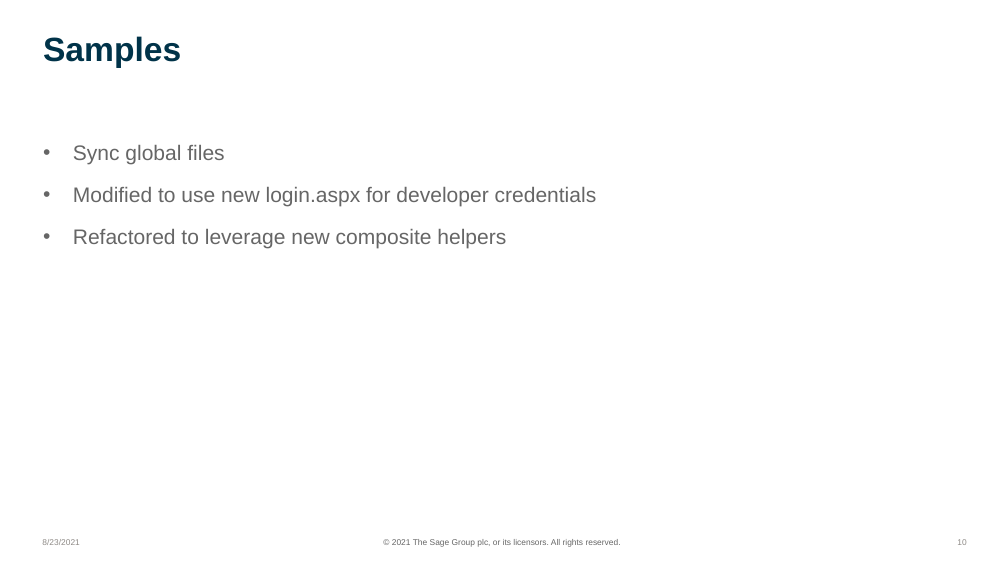
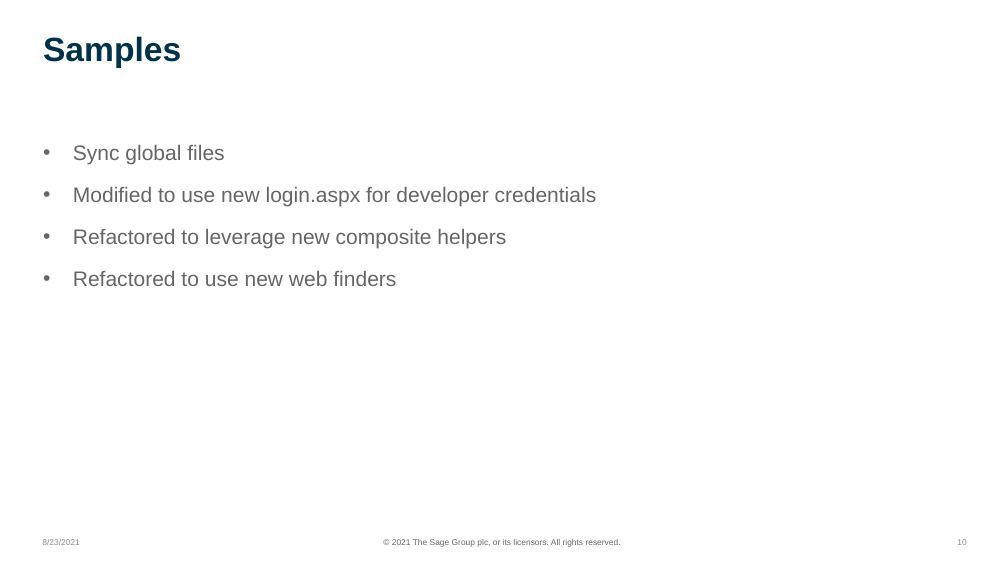
Before and after one commit to SageNADev/Sage300-SDK, a slide deck: slide 10 of docs/presentations/Sage300SDK_2022_0WebSDKOverview.pptx. Drawn at 1008x567 pixels with LibreOffice and Linux fonts; fonts in the diff are those of the drawing; background and template pictures are left out. Boxes give left, top, right and bottom in pixels: in the first picture for what was removed or moved away, otherwise in the second. Text is boxed around its words. In the diff, an @@ line names an element or a change of style, - is before the commit and + after.

```diff
--- a/docs/presentations/Sage300SDK_2022_0WebSDKOverview.pptx
+++ b/docs/presentations/Sage300SDK_2022_0WebSDKOverview.pptx
@@ text at (x1=73, y1=271, x2=396, y2=286): paragraph added @@
+  • Refactored to use new web finders
```
Also in this commit, not shown: 1 other slide changed, 1 other file.
